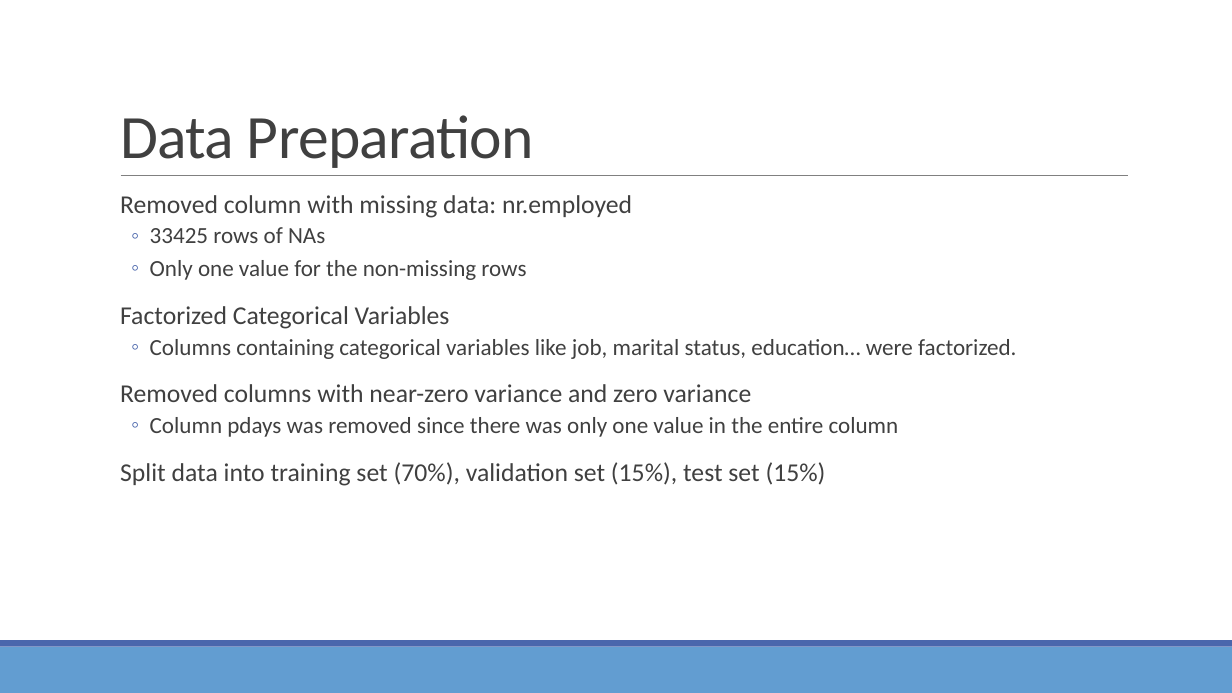
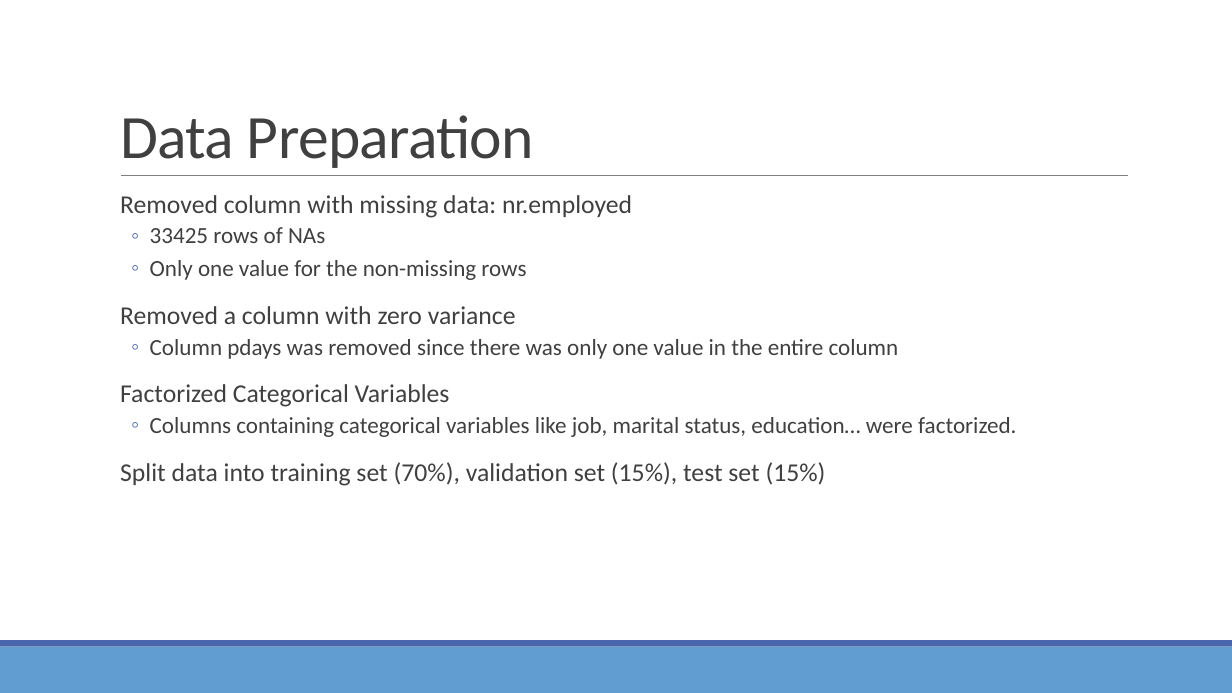
Before and after one commit to yelaura/r-assignments, a slide deck: slide 6 of Practical Machine Learning/Optimizing Decision Trees and Random Forest Models.pptx (slide 4 before the commit). Drawn at 1232x693 pixels with LibreOffice and Linux fonts; fonts in the diff are those of the drawing. Boxes give left, top, right and bottom in pixels: in the first picture for what was removed or moved away, otherwise in the second. Text is boxed around its words. In the diff, an @@ line names an element or a change of style, - is before the commit and + after.

```diff
--- a/Practical Machine Learning/Optimizing Decision Trees and Random Forest Models.pptx
+++ b/Practical Machine Learning/Optimizing Decision Trees and Random Forest Models.pptx
@@ text at box(120, 306, 899, 359): paragraphs added @@
+  Removed a column with zero variance
+  ◦ Column pdays was removed since there was only one value in the entire column
@@ text at box(120, 384, 899, 437): paragraphs removed @@
-  Removed columns with near-zero variance and zero variance
-  ◦ Column pdays was removed since there was only one value in the entire column
```
Also in this commit, not shown: 5 other slides changed, 4 slides added.
